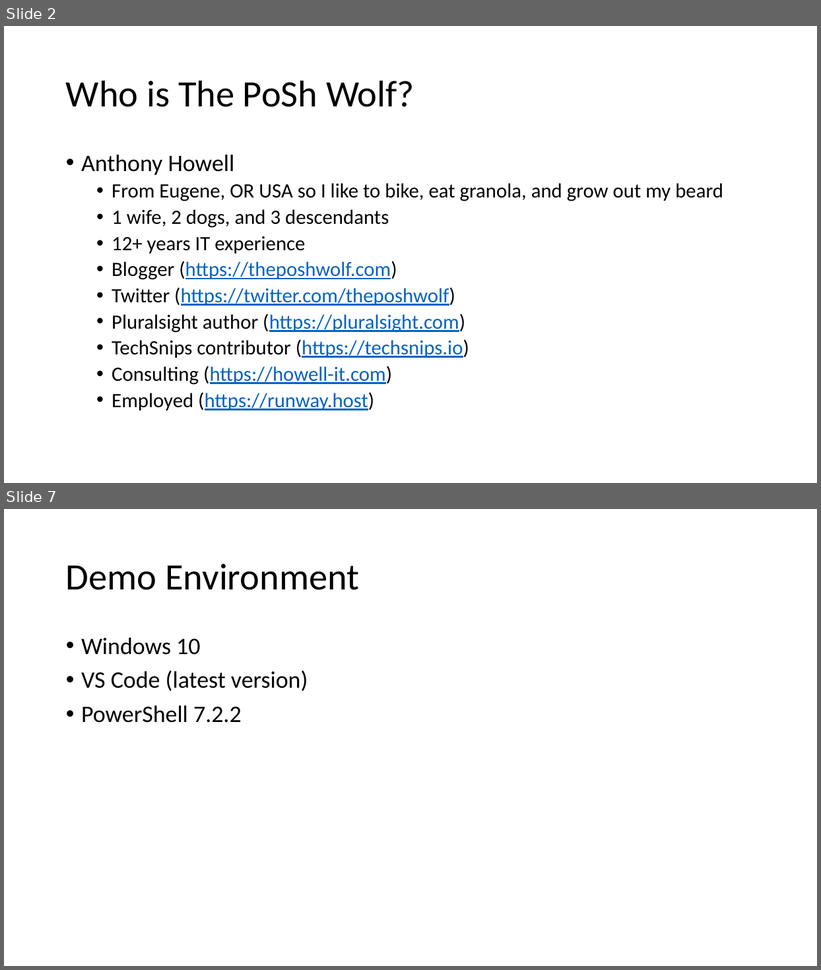
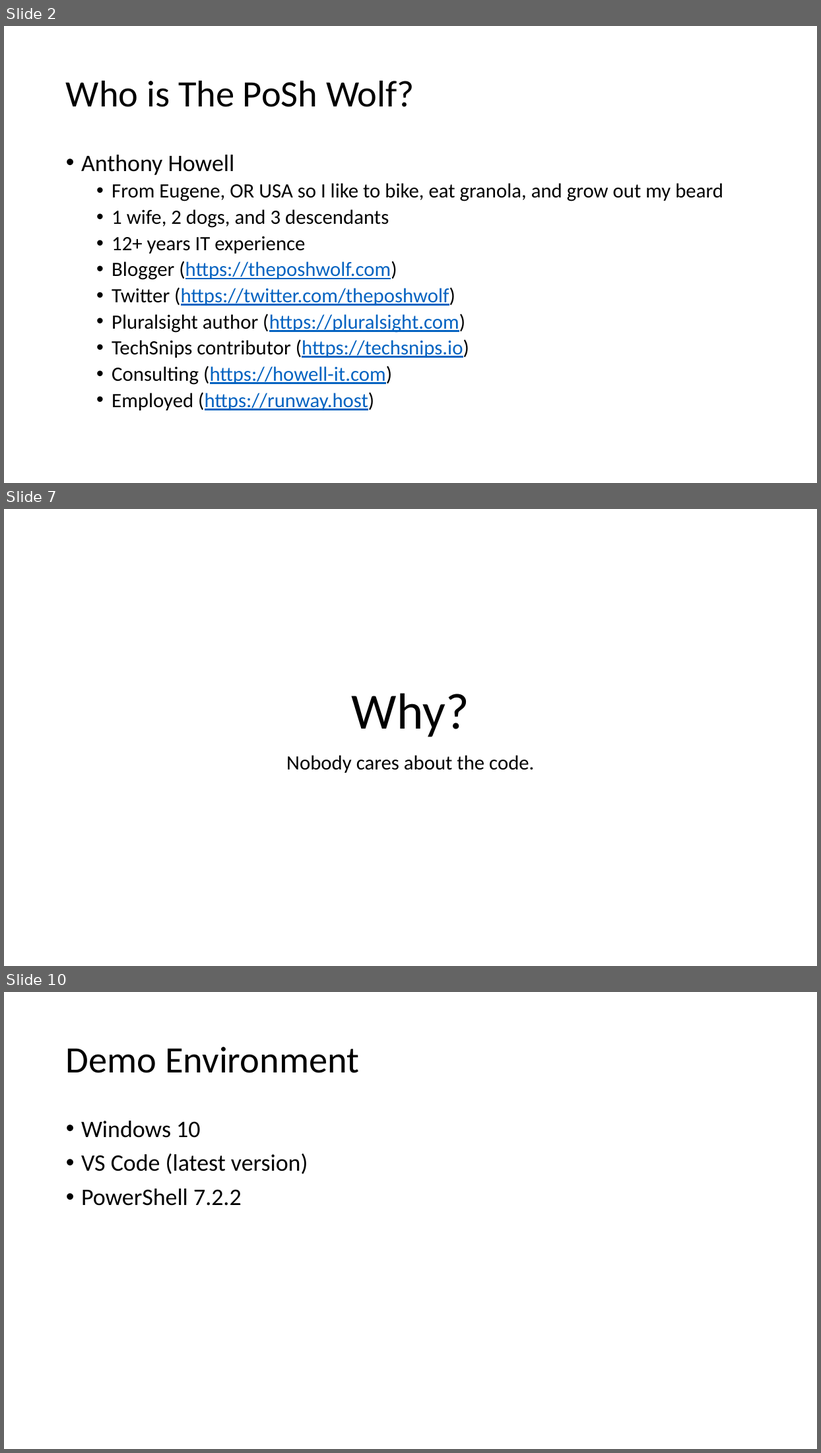
Before and after one commit to ThePoShWolf/Sessions, a slide deck: 2022-04-26 - aC the world! As Code for Anything/PowerShell Summit 2022 - aC the World!.pptx. Shown one above the other, each under a label of ours: slides 2 and 7 before the commit, slides 2, 7 and 10 after it; the slides between them are not shown. The pictures are 821x970 and 821x1453 pixels, drawn with LibreOffice and Linux fonts; fonts in the diff are those of the drawing; background and template pictures are left out. Boxes give left, top, right and bottom in pixels: in the first picture for what was removed or moved away, otherwise in the second. Text is boxed around its words. In the diff, an @@ line names an element or a change of style, - is before the commit and + after.

```diff
--- a/2022-04-26 - aC the world! As Code for Anything/PowerShell Summit 2022 - aC the World!.pptx
+++ b/2022-04-26 - aC the world! As Code for Anything/PowerShell Summit 2022 - aC the World!.pptx
@@ slide 7 added at [4, 509, 817, 966], background picture (left out) @@
@@ title added at [352, 693, 469, 737], 60 pt, text #000000 @@
+Why?
@@ subtitle added at [286, 755, 534, 773], 24 pt, text #000000 @@
+Nobody cares about the code.
@@ what was slide 7 is now slide 10 @@
```
Also in this commit, not shown: 4 slides changed, 2 other slides added.
